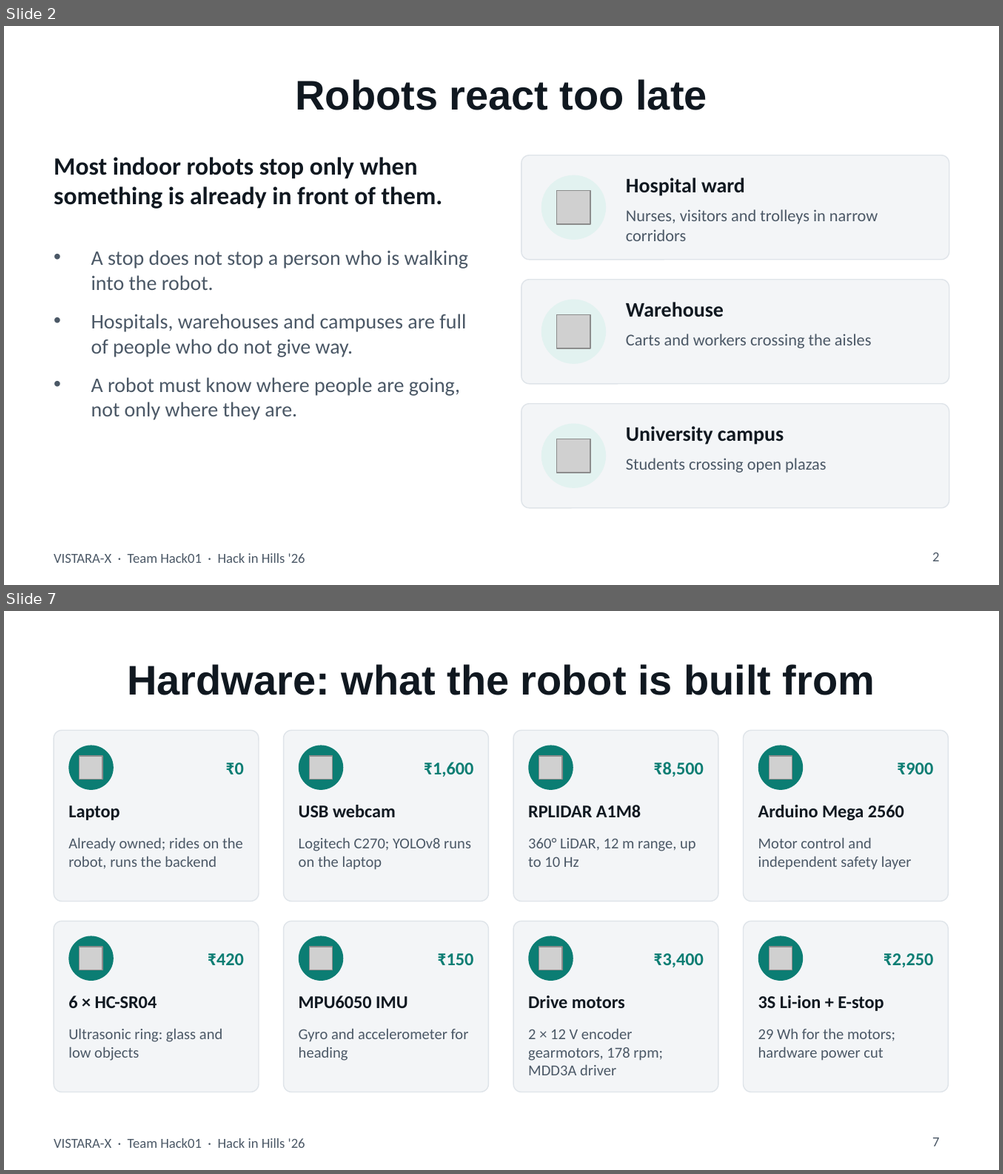
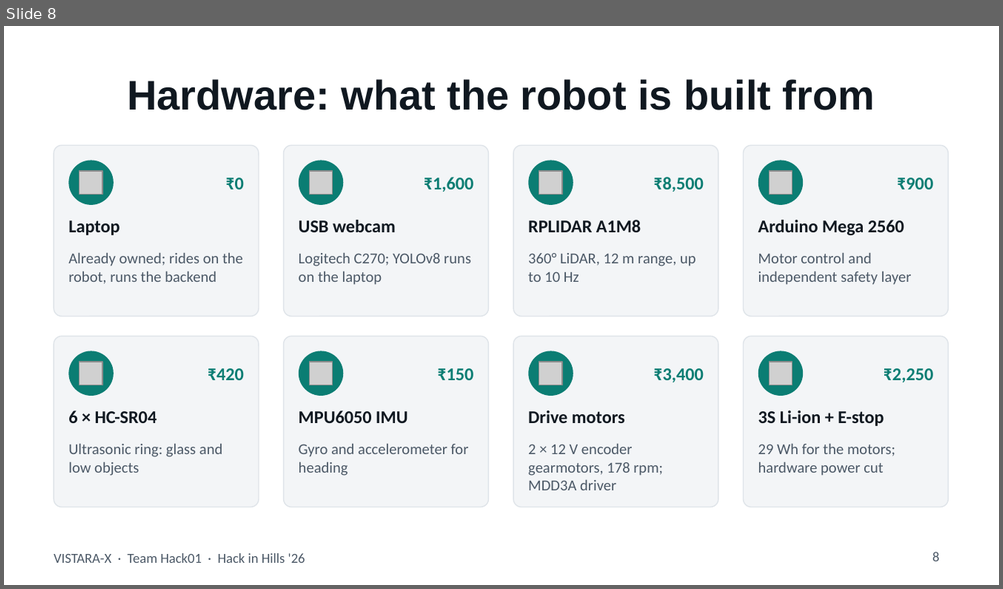
Before and after one commit to RiteshKumar2e/VISTARA-X, a slide deck: presentation/VISTARA-X_Hack01.pptx. Shown one above the other, each under a label of ours: slides 2 and 7 before the commit, slide 8 after it; the slides between them are not shown. The pictures are 1003x1174 and 1003x589 pixels, drawn with LibreOffice and Linux fonts; fonts in the diff are those of the drawing; grey boxes stand for pictures. Boxes give left, top, right and bottom in pixels: in the first picture for what was removed or moved away, otherwise in the second. Text is boxed around its words. In the diff, an @@ line names an element or a change of style, - is before the commit and + after.

```diff
--- a/presentation/VISTARA-X_Hack01.pptx
+++ b/presentation/VISTARA-X_Hack01.pptx
@@ slide 2 removed at bbox=[4, 26, 999, 585], background #FFFFFF; not listed: 1 template element that a slide beside it also shows @@
@@ title removed at bbox=[296, 79, 706, 110] @@
-Robots react too late
@@ text removed at bbox=[54, 157, 443, 209] @@
-Most indoor robots stop only when something is already in front of them.
@@ rounded rectangle removed at bbox=[521, 156, 949, 260] @@
@@ ellipse removed at bbox=[541, 175, 606, 240] @@
@@ text removed at bbox=[626, 178, 745, 196] @@
-Hospital ward
@@ picture removed at bbox=[557, 191, 591, 225] @@
@@ text removed at bbox=[626, 210, 877, 241] @@
-Nurses, visitors and trolleys in narrow corridors
@@ text removed at bbox=[91, 250, 469, 420] @@
-• A stop does not stop a person who is walking into the robot.
-• Hospitals, warehouses and campuses are full of people who do not give way.
-• A robot must know where people are going, not only where they are.
@@ rounded rectangle removed at bbox=[521, 280, 949, 384] @@
@@ ellipse removed at bbox=[541, 300, 606, 364] @@
@@ text removed at bbox=[626, 302, 723, 318] @@
-Warehouse
@@ picture removed at bbox=[557, 315, 591, 349] @@
@@ text removed at bbox=[626, 334, 871, 349] @@
-Carts and workers crossing the aisles
@@ rounded rectangle removed at bbox=[521, 404, 949, 508] @@
@@ ellipse removed at bbox=[541, 424, 606, 488] @@
@@ picture removed at bbox=[557, 440, 591, 474] @@
@@ text removed at bbox=[626, 426, 783, 445] @@
-University campus
@@ text removed at bbox=[626, 458, 825, 473] @@
-Students crossing open plazas
@@ page number removed at bbox=[932, 553, 939, 562] @@
-2
@@ what was slide 7 is now slide 8 @@
@@ page number at bbox=[932, 552, 939, 562]: text changed @@
-7
+8
```
Also in this commit, not shown: 3 slides changed, 5 slides added, 6 other slides removed, 10 other files.
